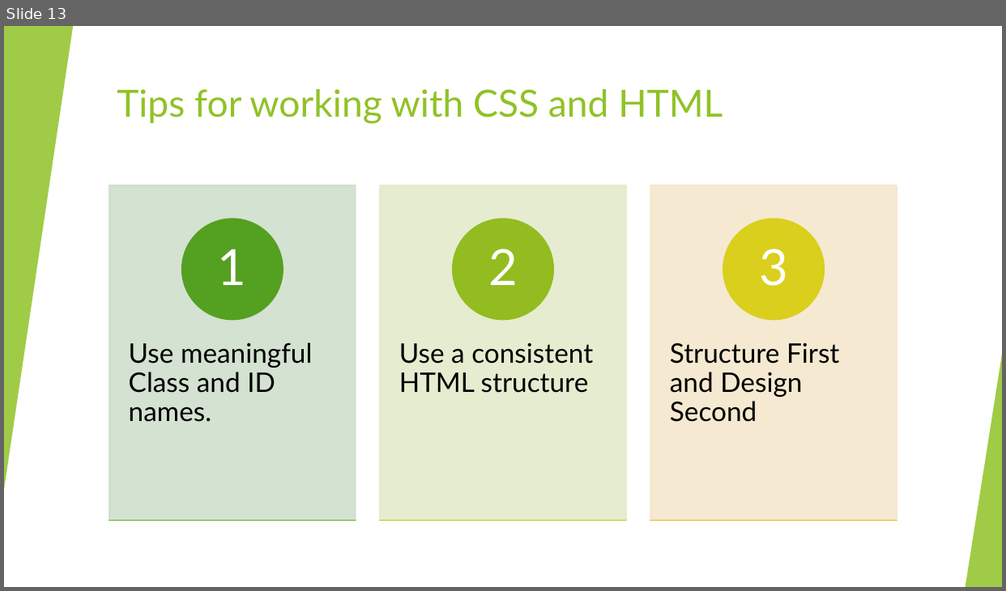
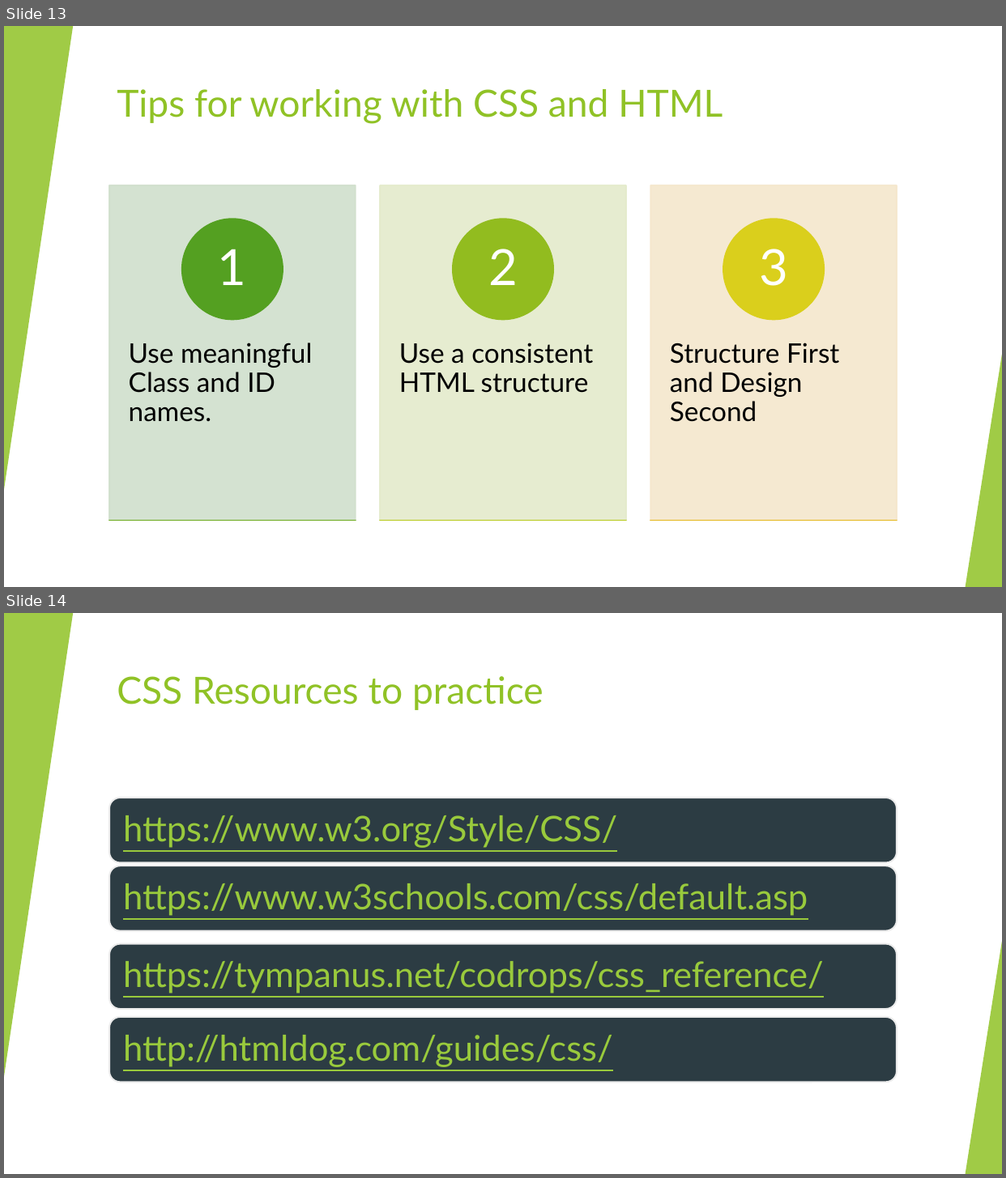
Before and after one commit to anumsh/Introduction-To-CSS, a slide deck: Introduction-to-CSS.pptx. Shown one above the other, each under a label of ours: slide 13 before the commit, slides 13 and 14 after it. The pictures are 1006x591 and 1006x1178 pixels, drawn with LibreOffice and Linux fonts; fonts in the diff are those of the drawing. Boxes give left, top, right and bottom in pixels: in the first picture for what was removed or moved away, otherwise in the second. Text is boxed around its words. In the diff, an @@ line names an element or a change of style, - is before the commit and + after.

Commit message:
feat: CSS resources

```diff
--- a/Introduction-to-CSS.pptx
+++ b/Introduction-to-CSS.pptx
@@ slide 14 added at (x1=4, y1=613, x2=1002, y2=1174), background #FFFFFF; not listed: 10 template elements that a slide beside it also shows @@
@@ rectangle added at (x1=4, y1=613, x2=1002, y2=1174), fill #FFFFFF @@
@@ triangle added at (x1=4, y1=613, x2=73, y2=1077), fill #90C226 at 85% opacity @@
@@ title added at (x1=117, y1=676, x2=543, y2=710), 36 pt, text #90C226 @@
+CSS Resources to practice
@@ triangle added at (x1=965, y1=942, x2=1002, y2=1174), fill #90C226 at 85% opacity @@
@@ group added at (x1=109, y1=798, x2=897, y2=1082): 4 rounded rectangles, 4 texts @@
+https://www.w3.org/Style/CSS/
+https://www.w3schools.com/css/default.asp
+https://tympanus.net/codrops/css_reference/
+http://htmldog.com/guides/css/
```
Also in this commit, not shown: 1 other slide added.
